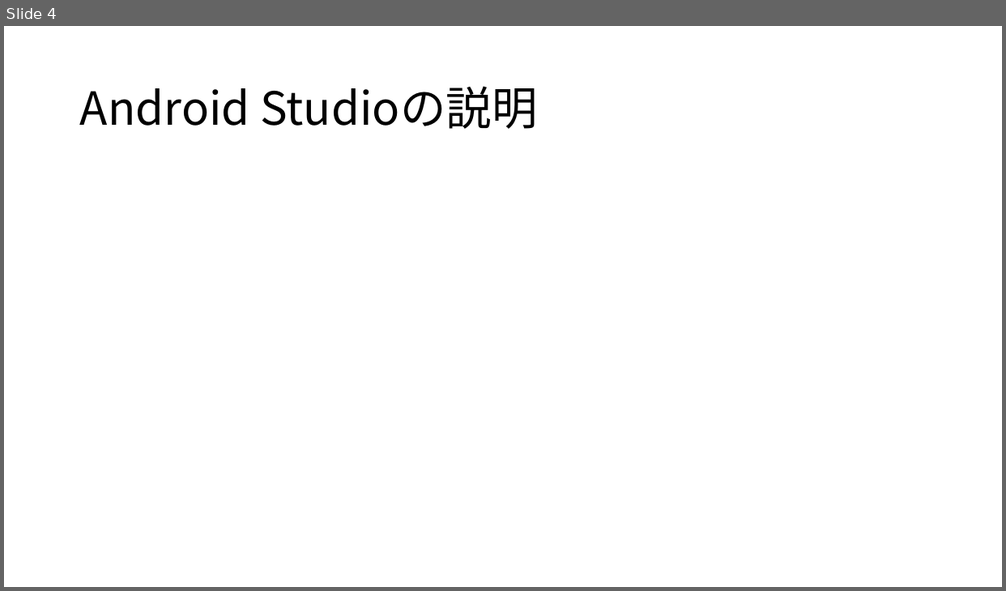
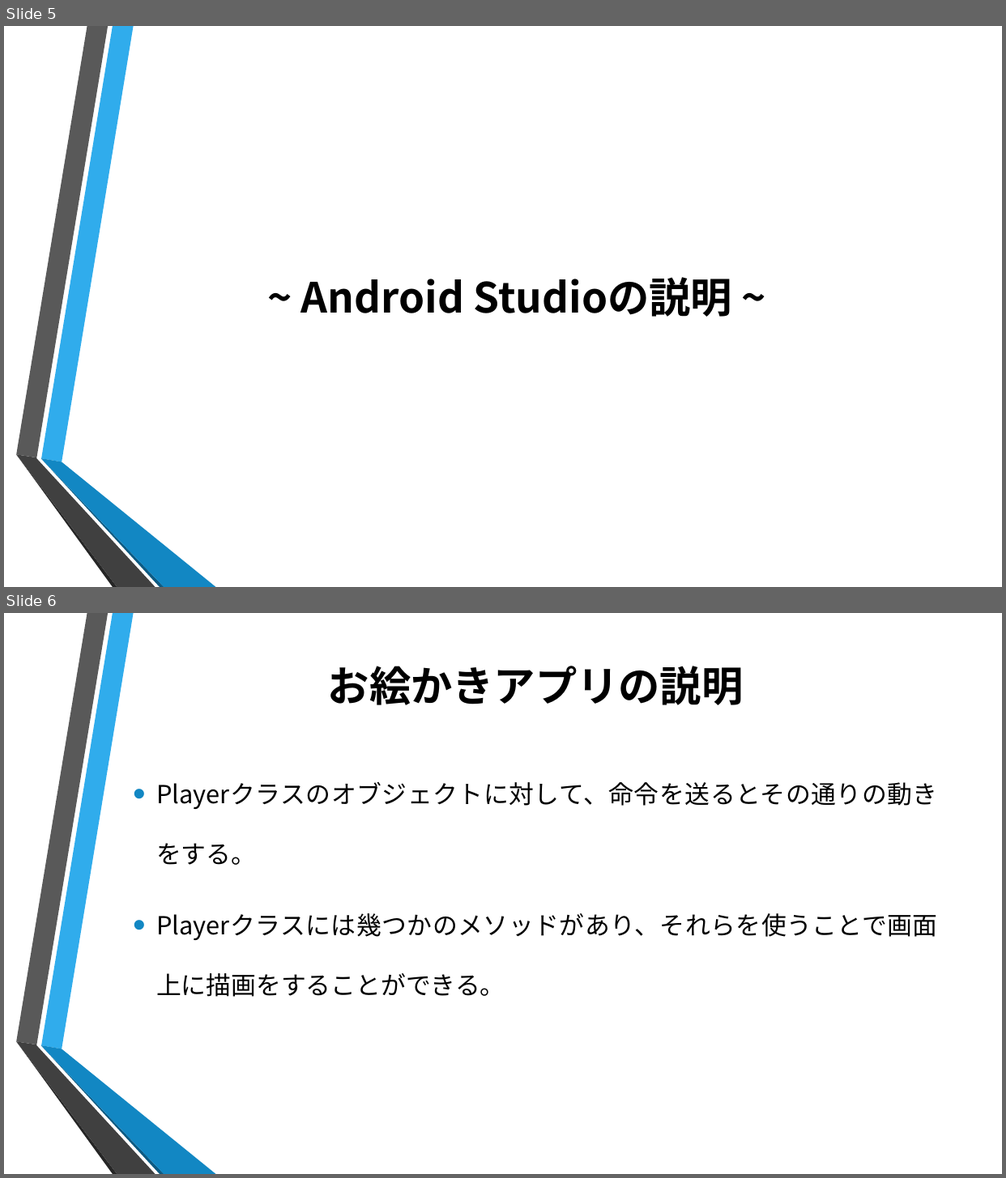
Before and after one commit to ColorSchemeSystem/1DaySummerIntern, a slide deck: 1day.pptx. Shown one above the other, each under a label of ours: slide 4 before the commit, slides 5 and 6 after it. The pictures are 1006x591 and 1006x1178 pixels, drawn with LibreOffice and Linux fonts; fonts in the diff are those of the drawing; background and template pictures are left out. Boxes give left, top, right and bottom in pixels: in the first picture for what was removed or moved away, otherwise in the second. Text is boxed around its words. In the diff, an @@ line names an element or a change of style, - is before the commit and + after.

```diff
--- a/1day.pptx
+++ b/1day.pptx
@@ slide 6 added at (4,613,1002,1174), background picture (left out); not listed: 6 template elements that a slide beside it also shows @@
@@ title added at (328,666,744,705), 40 pt, text #000000, bold @@
+お絵かきアプリの説明
@@ text added at (156,782,938,997), 24 pt, text #000000 @@
+• Playerクラスのオブジェクトに対して、命令を送るとその通りの動きをする。
+• Playerクラスには幾つかのメソッドがあり、それらを使うことで画面上に描画をすることができる。
@@ what was slide 4 is now slide 5 @@
@@ slide 5 changed as well @@
@@ title at (301,277,732,317): text changed; size 44 to 40 pt; bold on @@
-Android Studioの説明
+~ Android Studioの説明 ~
@@ group added at (16,26,216,587): 6 freeform shapes @@
```
Also in this commit, not shown: 9 other slides changed, 9 other slides added, 3 slides removed.
